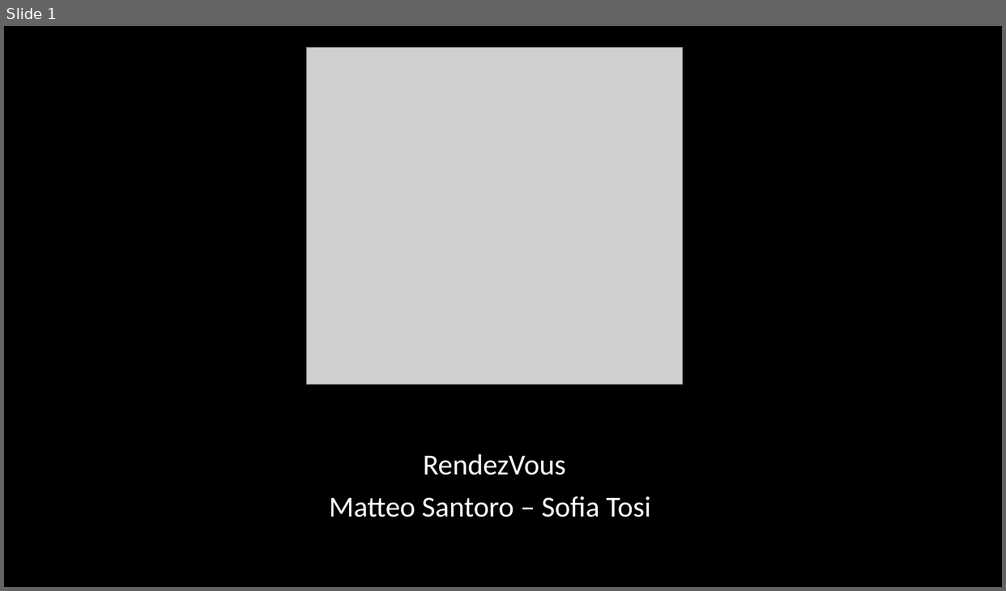
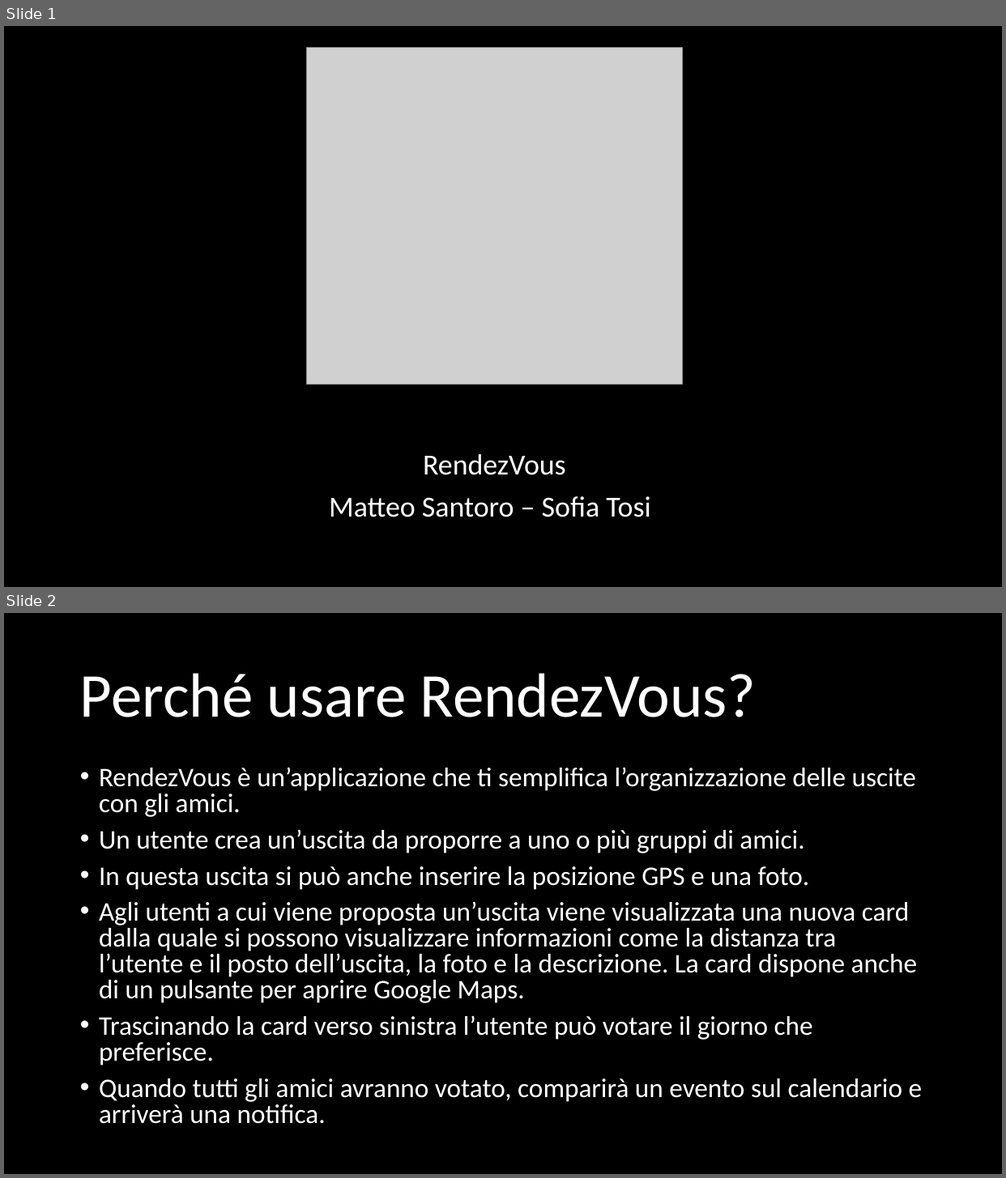
Before and after one commit to Sofy24/RendezVous, a slide deck: RendezVous.pptx. Shown one above the other, each under a label of ours: slide 1 before the commit, slides 1 and 2 after it. The pictures are 1006x591 and 1006x1178 pixels, drawn with LibreOffice and Linux fonts; fonts in the diff are those of the drawing; grey boxes stand for pictures; background and template pictures are left out. Boxes give left, top, right and bottom in pixels: in the first picture for what was removed or moved away, otherwise in the second. Text is boxed around its words. In the diff, an @@ line names an element or a change of style, - is before the commit and + after.

```diff
--- a/RendezVous.pptx
+++ b/RendezVous.pptx
@@ slide 2 added at <box>4,613,1002,1174</box>, background picture (left out) @@
@@ title added at <box>80,673,756,717</box>, 60 pt, text #FFFFFF @@
+Perché usare RendezVous?
@@ text added at <box>99,767,923,1124</box>, 25.9 pt, text #FFFFFF @@
+• RendezVous è un’applicazione che ti semplifica l’organizzazione delle uscite con gli amici.
+• Un utente crea un’uscita da proporre a uno o più gruppi di amici.
+• In questa uscita si può anche inserire la posizione GPS e una foto.
+• Agli utenti a cui viene proposta un’uscita viene visualizzata una nuova card dalla quale si possono visualizzare informazioni come la distanza tra l’utente e il posto dell’uscita, la foto e la descrizione. La card dispone anche di un pulsante per aprire Google Maps.
+• Trascinando la card verso sinistra l’utente può votare il giorno che preferisce.
+• Quando tutti gli amici avranno votato, comparirà un evento sul calendario e arriverà una notifica.
```
Also in this commit, not shown: 2 other slides added.
